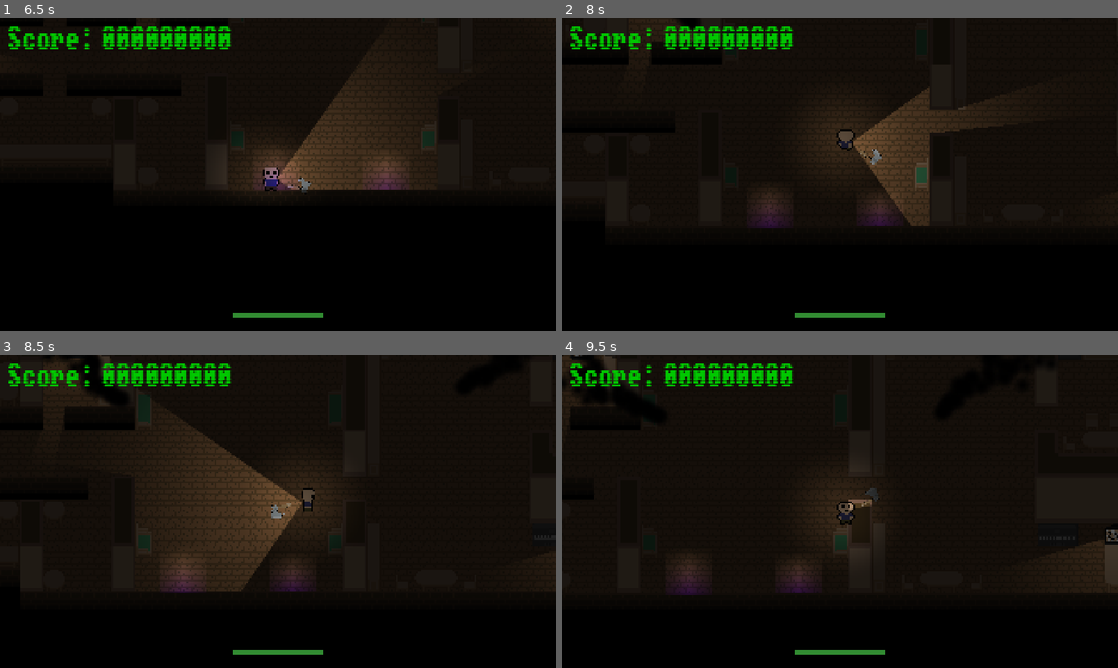
Above: before the commit, frames 1-4 (two rows, left to right).
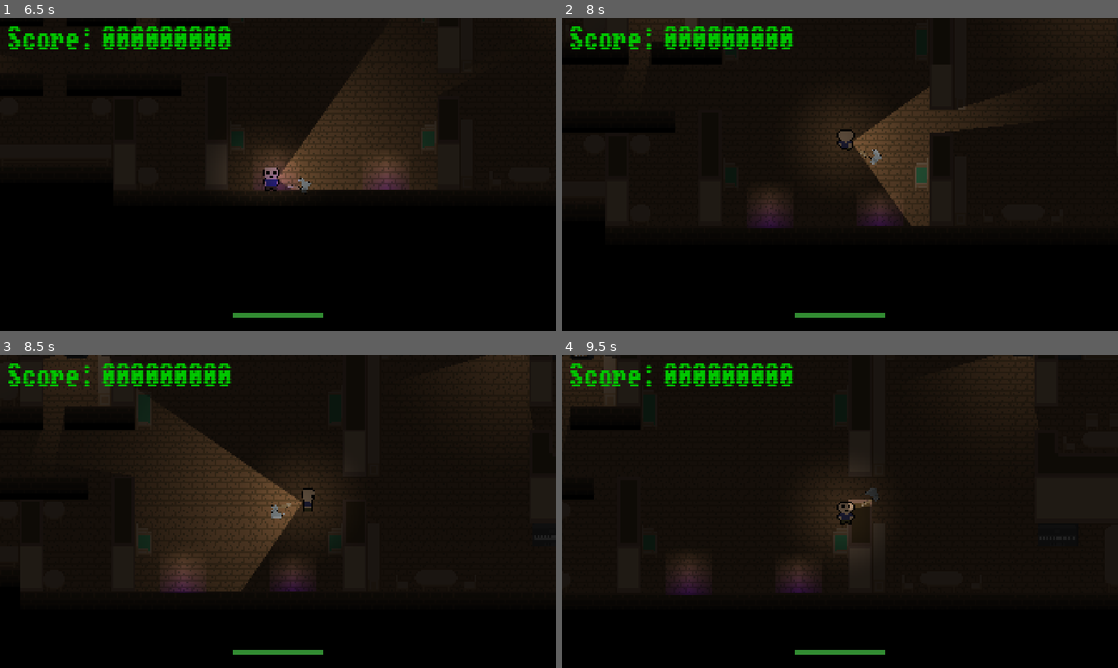
Above: after the commit, the same moments.

Repository: c-bejar/Night-of-the-Black-Spirits
Game: Godot game, scene res://Areas/start_menu.tscn
Same seed, same stepped clock (60 frames per second), same inputs: the game is played once before the commit and once after it.
Inputs (mouse positions are in pixels of both pictures, inside the frame that each line leads up to):
- Up to frame 1 (6.5 s): click "Start Game" at 0.5 s; tap Enter at 1.25 s; move the mouse to (400, 158) at 1.27 s; hold D (move_right) 1.28-2.03 s; click (400, 158) at 1.35 s; move the mouse to (166, 190) at 2.02 s; hold S (move_down) 2.03-2.78 s; click (166, 190) at 2.1 s; move the mouse to (333, 105) at 2.77 s; hold D (move_right) 2.78-3.53 s; click (333, 105) at 2.85 s; move the mouse to (250, 237) at 3.52 s; hold W (move_up) 3.53-4.28 s; click (250, 237) at 3.6 s; move the mouse to (444, 221) at 4.27 s; hold A (move_left) 4.28-5.78 s; click (444, 221) at 4.35 s; move the mouse to (111, 127) at 5.02 s; click (111, 127) at 5.1 s; move the mouse to (305, 174) at 5.77 s; hold S (move_down) from 5.78 s (still down); click (305, 174) at 5.85 s
- Up to frame 2 (8 s): move the mouse to (756, 96) at 6.52 s; release S (move_down) at 6.53 s; hold D (move_right) 6.53-7.28 s; click (756, 96) at 6.6 s; move the mouse to (962, 158) at 7.27 s; hold W (move_up) from 7.28 s (still down); click (962, 158) at 7.35 s
- Up to frame 3 (8.5 s): move the mouse to (166, 527) at 8.02 s; release W (move_up) at 8.03 s; hold D (move_right) from 8.03 s (still down); click (166, 527) at 8.1 s
- Up to frame 4 (9.5 s): move the mouse to (895, 442) at 8.77 s; release D (move_right) at 8.78 s; hold S (move_down) from 8.78 s (still down); click (895, 442) at 8.85 s

Frame 1 is identical in both runs. In frame 2, 0.1% of the frame differs, in the area x 20-98%, y 0-5%; in frame 3, 1.7%; in frame 4, 2.9%, in the area x 0-100%, y 0-74%.

Commit message:
change: timer_amount back to normal value

Diff:
--- a/Globals/globals.gd
+++ b/Globals/globals.gd
@@ -19,7 +19,7 @@
 		player_health = value
 		update_health.emit(true)
 
-var timer_amount: float = 1.0
+var timer_amount: float = 8.0
 var game_ended: bool = false
 
 func _ready() -> void:
